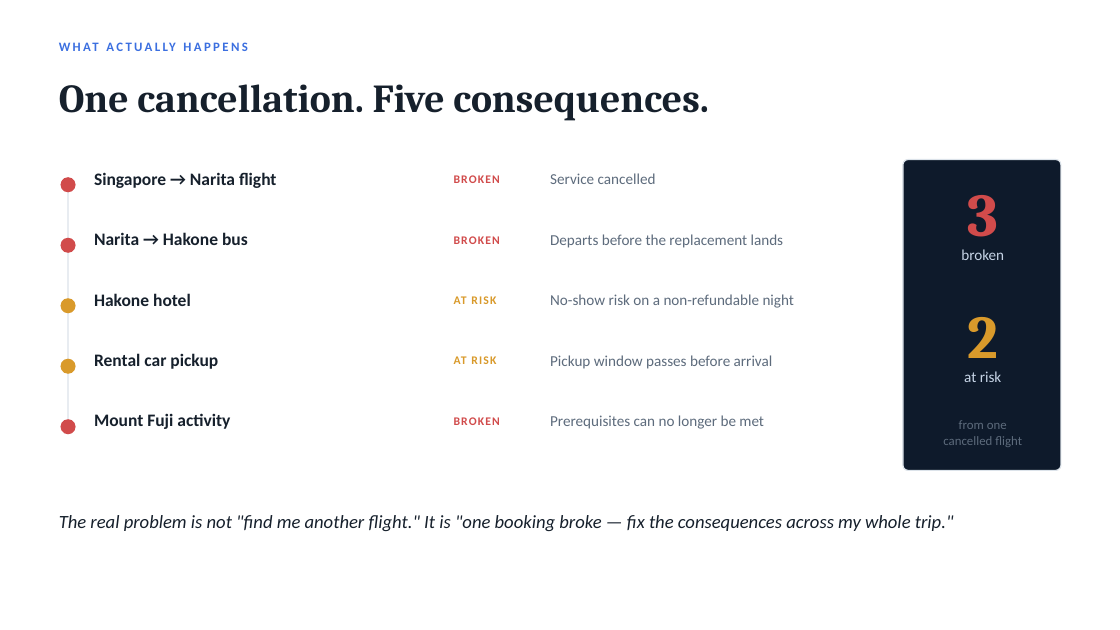
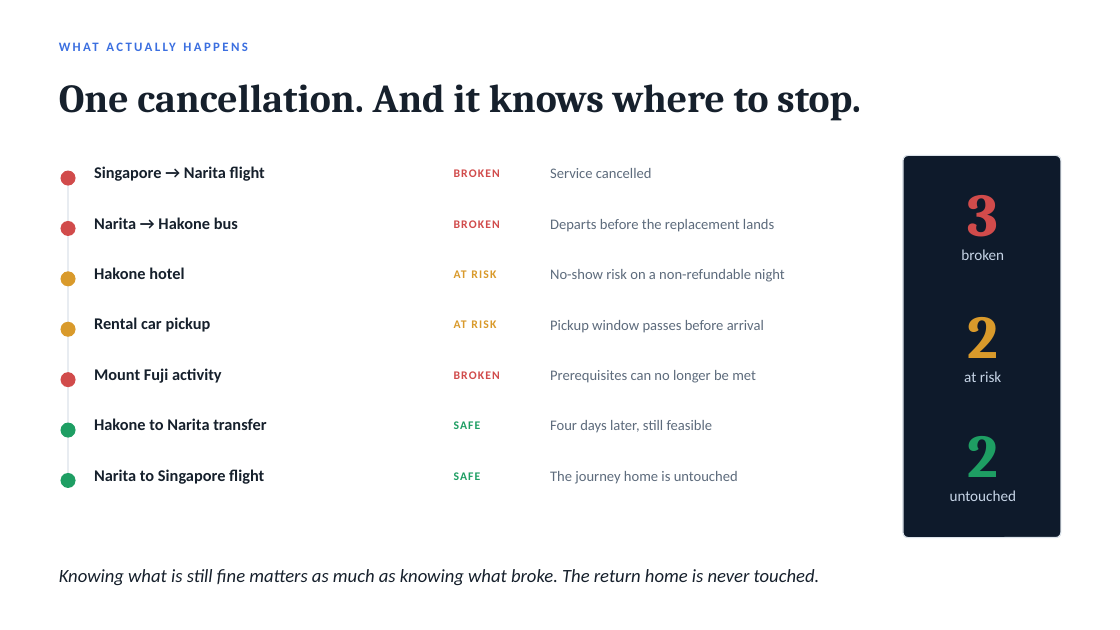
Before and after one commit to javerinetan/TripRescue, a slide deck: slide 3 of docs/TripRescue-pitch.pptx. Drawn at 1120x630 pixels with LibreOffice and Linux fonts; fonts in the diff are those of the drawing. Boxes give left, top, right and bottom in pixels: in the first picture for what was removed or moved away, otherwise in the second. Text is boxed around its words. In the diff, an @@ line names an element or a change of style, - is before the commit and + after.

```diff
--- a/docs/TripRescue-pitch.pptx
+++ b/docs/TripRescue-pitch.pptx
@@ text at (59,84,861,121): text changed @@
-One cancellation. Five consequences.
+One cancellation. And it knows where to stop.
@@ ellipse: place and size @@
-ellipse at (60,177,76,192)
+ellipse at (60,171,76,186)
@@ line moved from (68, 177) - (68, 419) to (68, 173) - (68, 476) @@
@@ text "BROKEN": place and size @@
-text "BROKEN" at (454,175,500,183)
+text "BROKEN" at (454,169,500,177)
@@ rounded rectangle: place and size @@
-rounded rectangle at (903,160,1061,471)
+rounded rectangle at (903,155,1061,538)
@@ 3 texts, 1 ellipse: place and size @@
-3 texts, 1 ellipse at (60,232,784,253)
+3 texts, 1 ellipse at (60,217,774,236)
@@ text "Hakone hotel": place and size @@
-text "Hakone hotel" at (94,293,191,306)
+text "Hakone hotel" at (94,267,184,279)
@@ text "AT RISK": place and size @@
-text "AT RISK" at (454,356,496,364)
+text "AT RISK" at (454,270,496,278)
@@ text "No-show risk on a non-refundable ...": place and size @@
-text "No-show risk on a non-refundable ..." at (550,294,794,308)
+text "No-show risk on a non-refundable ..." at (550,269,785,282)
@@ ellipse: place and size @@
-ellipse at (60,359,76,374)
+ellipse at (60,271,76,287)
@@ ellipse: place and size @@
-ellipse at (60,298,76,313)
+ellipse at (60,322,76,337)
@@ text "Rental car pickup": place and size @@
-text "Rental car pickup" at (94,353,218,369)
+text "Rental car pickup" at (94,317,211,332)
@@ text "AT RISK": place and size @@
-text "AT RISK" at (454,296,496,304)
+text "AT RISK" at (454,320,496,328)
@@ text "Pickup window passes before arrival": place and size @@
-text "Pickup window passes before arrival" at (550,355,773,369)
+text "Pickup window passes before arrival" at (550,320,764,333)
@@ 3 texts, 1 ellipse: place and size @@
-3 texts, 1 ellipse at (60,413,764,434)
+3 texts, 1 ellipse at (60,368,756,387)
@@ size 15 to 14 pt in 5 elements at (94,166,265,181), (94,217,238,229), (94,267,184,279), (94,317,211,332), (94,368,222,383) @@
@@ size 13 to 12.5 pt in 5 elements at (550,168,652,178), (550,219,774,232), (550,269,785,282), (550,320,764,333), (550,370,756,383) @@
@@ text added at (94,418,266,430), 14 pt, text #16202C, bold @@
+Hakone to Narita transfer
@@ ellipse added at (60,423,76,438), fill #1E9E63 @@
@@ text added at (454,421,481,429), 10 pt, text #1E9E63, bold @@
+SAFE
@@ text added at (550,420,713,433), 12.5 pt, text #5D6B7C @@
+Four days later, still feasible
@@ text removed at (943,420,1022,447) @@
-from one
-cancelled flight
@@ text added at (967,436,998,491), 52 pt, text #1E9E63, bold @@
+2
@@ ellipse added at (60,473,76,488), fill #1E9E63 @@
@@ text added at (94,469,264,484), 14 pt, text #16202C, bold @@
+Narita to Singapore flight
@@ text added at (454,472,481,480), 10 pt, text #1E9E63, bold @@
+SAFE
@@ text added at (550,471,738,484), 12.5 pt, text #5D6B7C @@
+The journey home is untouched
@@ text added at (950,490,1016,501), 13 pt, text #C6D4E6 @@
+untouched
@@ text removed at (59,515,954,531) @@
-The real problem is not "find me another flight." It is "one booking broke — fix the consequences across my whole trip."
@@ text added at (59,569,820,585), 16 pt, text #16202C, italic @@
+Knowing what is still fine matters as much as knowing what broke. The return home is never touched.
```
Also in this commit, not shown: 1 other slide changed, 5 other files.
